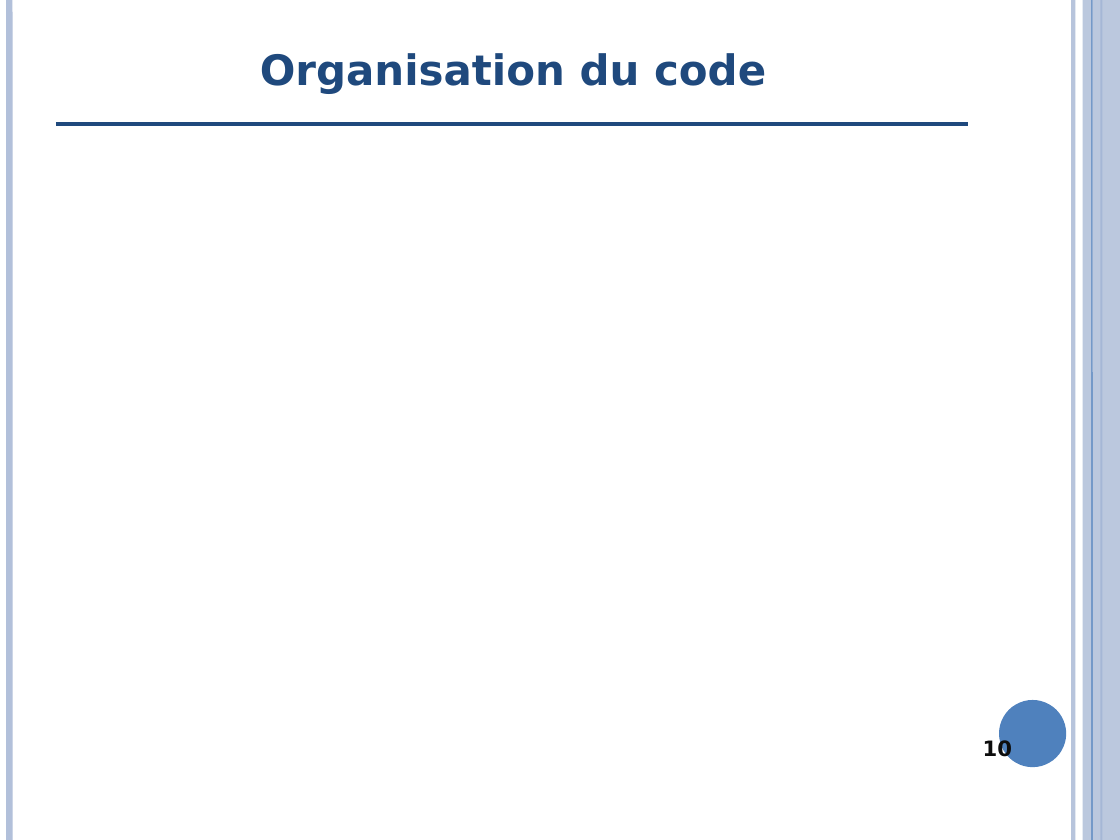
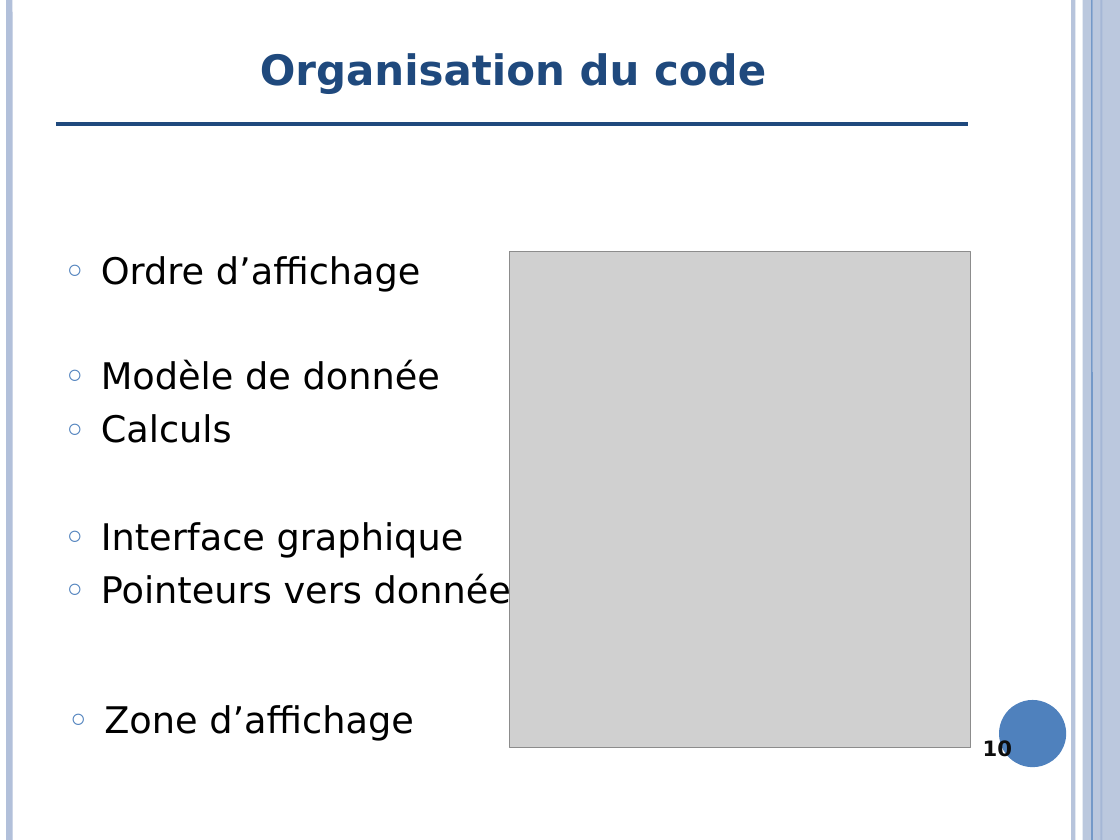
Before and after one commit to clemousse/megafi, a slide deck: slide 10 of doc/presentation.pptx. Drawn at 1120x840 pixels with LibreOffice and Linux fonts; fonts in the diff are those of the drawing; grey boxes stand for pictures; background and template pictures are left out. Boxes give left, top, right and bottom in pixels: in the first picture for what was removed or moved away, otherwise in the second. Text is boxed around its words. In the diff, an @@ line names an element or a change of style, - is before the commit and + after.

Commit message:
Fin de ma partie (Alban)

```diff
--- a/doc/presentation.pptx
+++ b/doc/presentation.pptx
@@ text added at [101, 256, 421, 292], 26 pt, text #000000 @@
+○ Ordre d’affichage
@@ picture added at [510, 252, 972, 748] @@
@@ text added at [101, 359, 440, 443], 26 pt, text #000000 @@
+○ Modèle de donnée
+○ Calculs
@@ text added at [101, 522, 511, 612], 26 pt, text #000000 @@
+○ Interface graphique
+○ Pointeurs vers donnée
@@ text added at [104, 705, 414, 741], 26 pt, text #000000 @@
+○ Zone d’affichage
```
